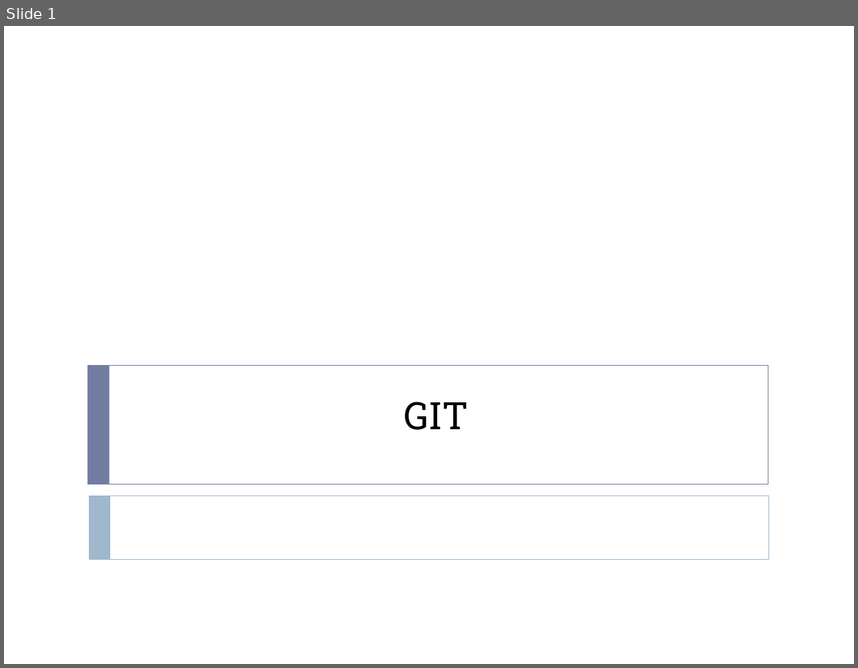
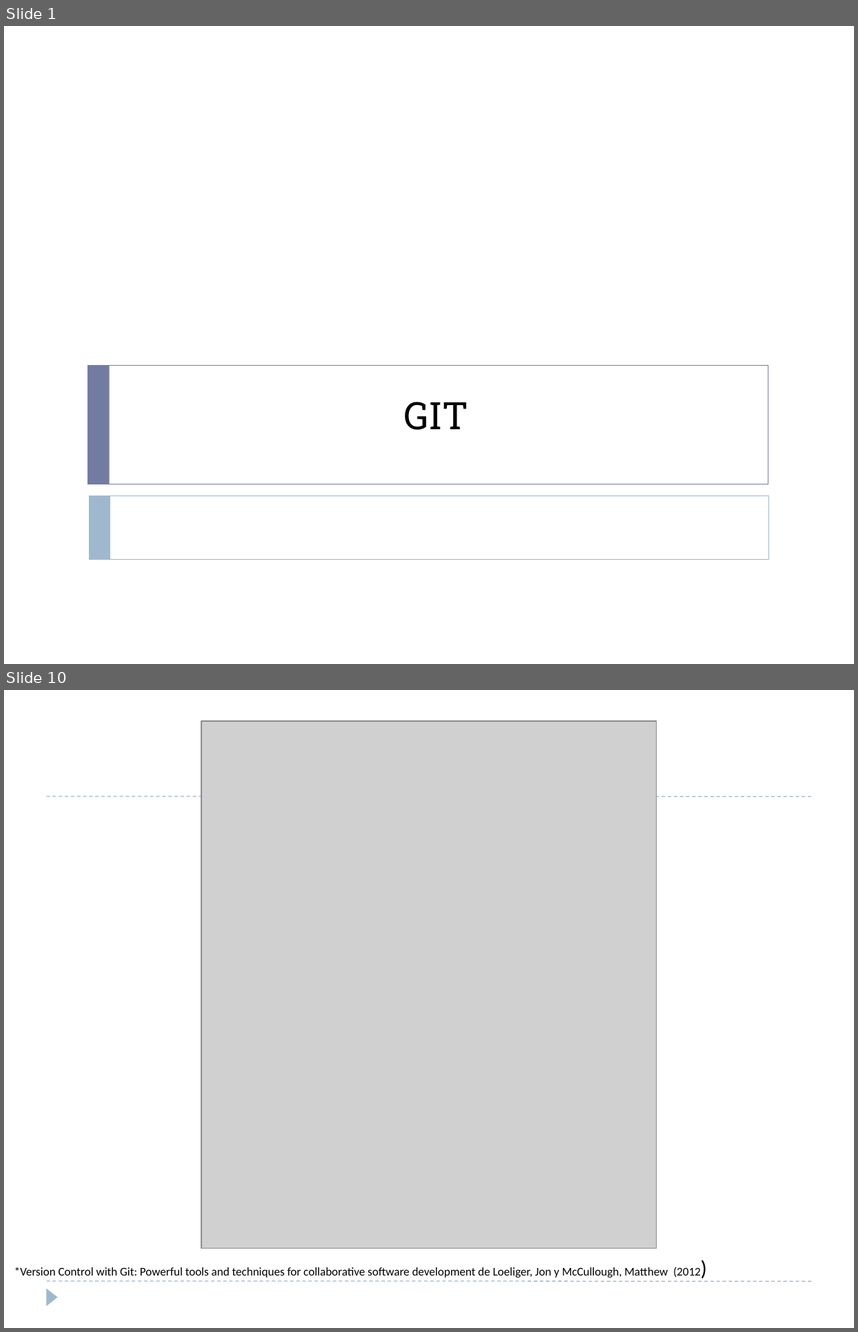
Before and after one commit to martina-if/curso_git, a slide deck: GIT.ppt. Shown one above the other, each under a label of ours: slide 1 before the commit, slides 1 and 10 after it; the slides between them are not shown. The pictures are 858x668 and 858x1332 pixels, drawn with LibreOffice and Linux fonts; fonts in the diff are those of the drawing; grey boxes stand for pictures. Boxes give left, top, right and bottom in pixels: in the first picture for what was removed or moved away, otherwise in the second. Text is boxed around its words. In the diff, an @@ line names an element or a change of style, - is before the commit and + after.

```diff
--- a/GIT.ppt
+++ b/GIT.ppt
@@ slide 10 added at (x1=4, y1=690, x2=854, y2=1328), background #FFFFFF @@
@@ picture added at (x1=201, y1=720, x2=656, y2=1248) @@
@@ line added from (47, 796) to (811, 796), #9FB8CD 0.74 pt dashed @@
@@ text added at (x1=14, y1=1266, x2=701, y2=1277), 10 pt, text #000000 @@
+*Version Control with Git: Powerful tools and techniques for collaborative software development de Loeliger, Jon y McCullough, Matthew (2012)
@@ line added from (47, 1281) to (811, 1281), #9FB8CD 0.74 pt dashed @@
@@ triangle added at (x1=47, y1=1288, x2=58, y2=1305), fill #9FB8CD @@
```
Also in this commit, not shown: 6 slides changed, 1 slide removed.
